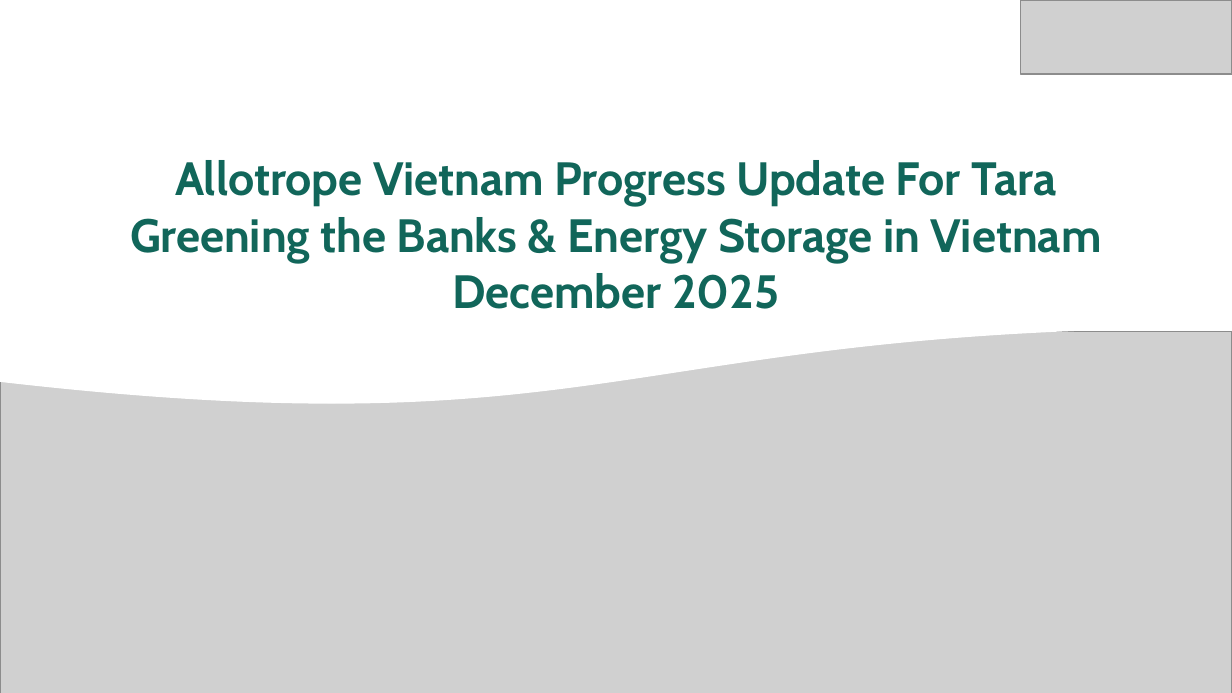
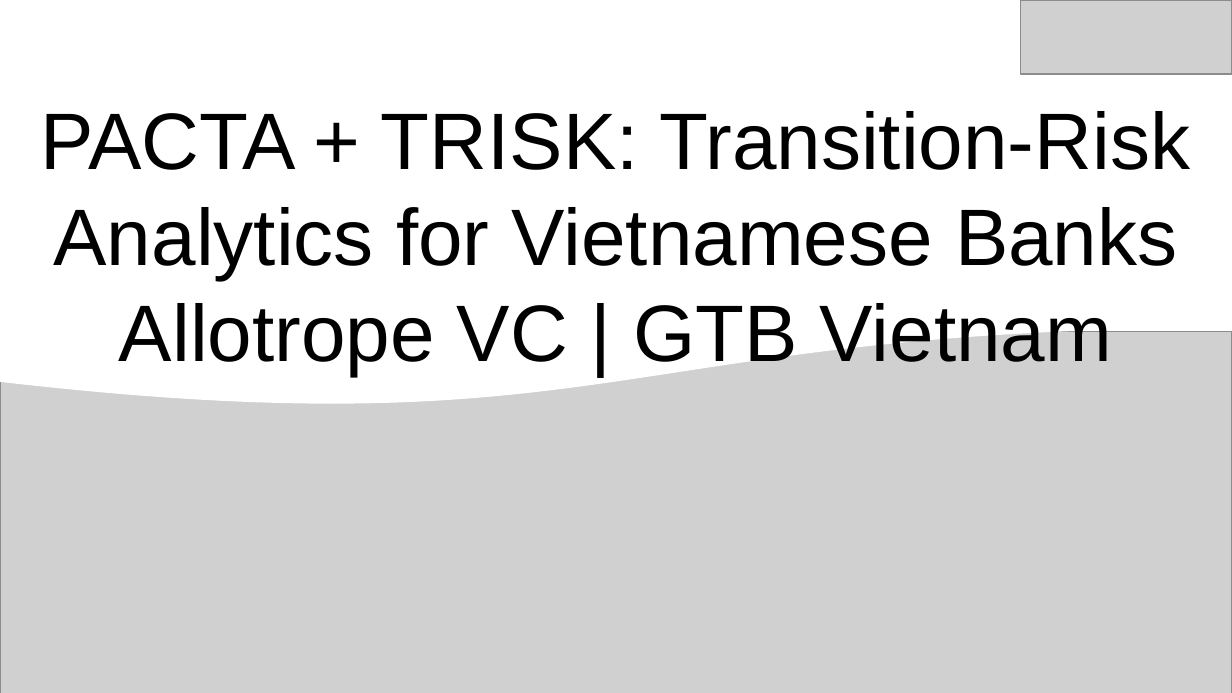
Before and after one commit to tah-allotrope/pacta-trisk, a slide deck: slide 1 of present/bank_prospect_deck.pptx. Drawn at 1232x693 pixels with LibreOffice and Linux fonts; fonts in the diff are those of the drawing; grey boxes stand for pictures. Boxes give left, top, right and bottom in pixels: in the first picture for what was removed or moved away, otherwise in the second. Text is boxed around its words. In the diff, an @@ line names an element or a change of style, - is before the commit and + after.

```diff
--- a/present/bank_prospect_deck.pptx
+++ b/present/bank_prospect_deck.pptx
@@ title at box(41, 111, 1190, 376): text changed; size 27.3 to 46.8 pt; font Cabin to Arial; text colour #11665A to #000000; bold off @@
-Allotrope Vietnam Progress Update For Tara
-Greening the Banks & Energy Storage in Vietnam
-December 2025
+PACTA + TRISK: Transition-Risk Analytics for Vietnamese Banks
+Allotrope VC | GTB Vietnam
```
Also in this commit, not shown: 9 other slides changed, 5 slides added, 15 slides removed, 27 other files.
